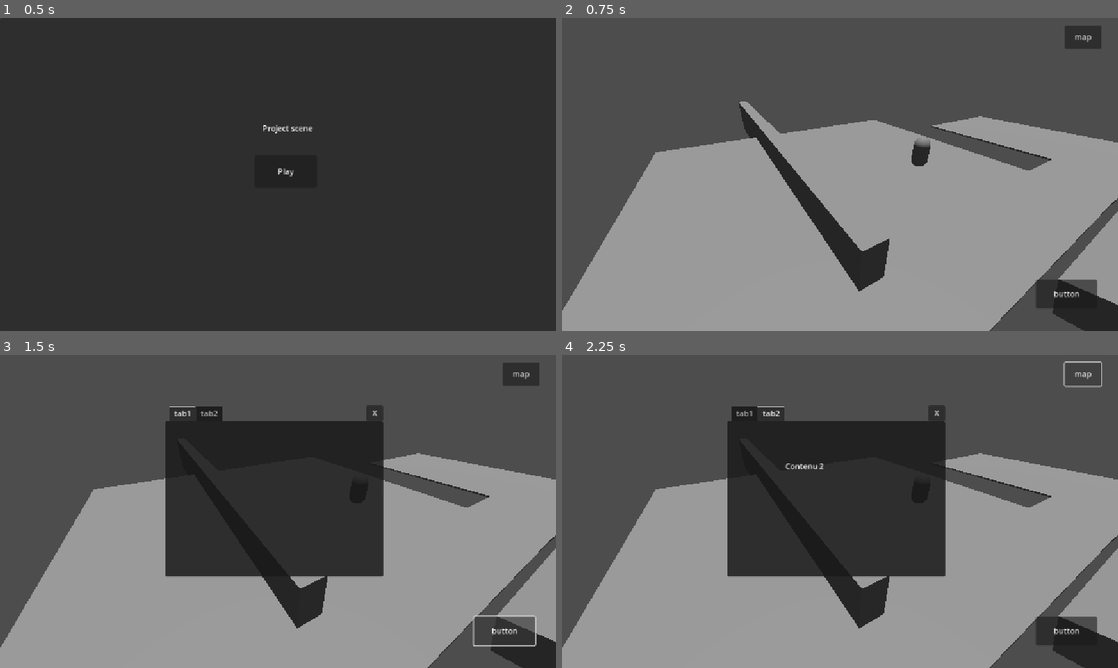
Above: before the commit, frames 1-4 (two rows, left to right).
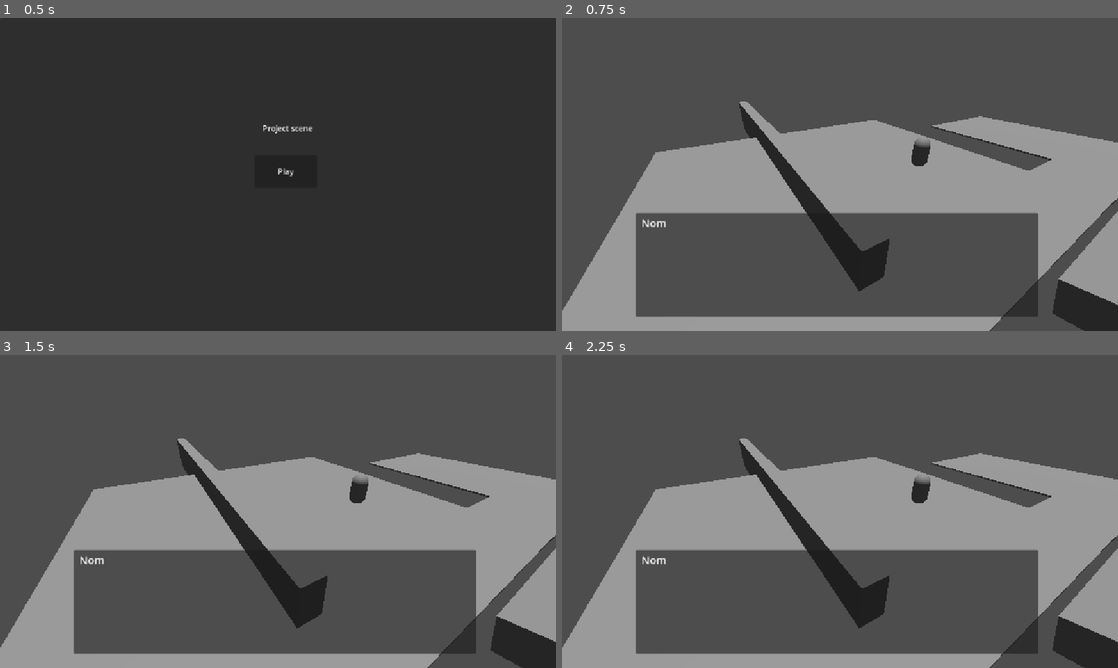
Above: after the commit, the same moments.

Repository: MateoChicano/Journey-starts-here
Game: Godot game, scene res://scenes/Menus/title_screen.tscn
The game is run twice, just before and just after one commit, with the same random seed, the same clock (stepped at 60 frames per second) and the same inputs.
Inputs (mouse positions are in pixels of both pictures, inside the frame that each line leads up to):
- Up to frame 1 (0.5 s): no input
- Up to frame 2 (0.75 s): click "Play" at 0.5 s
- Up to frame 3 (1.5 s): click (505, 630) at 1.25 s, where only the run before the commit has a clickable "button"
- Up to frame 4 (2.25 s): click (1084, 373) at 2 s, where only the run before the commit has a clickable "map"

Frame 1 is identical in both runs. In frame 2, 23% of the frame differs, in the area x 13-97%, y 2-96%; in frame 3, 39%; in frame 4, 39%.
Error after the commit: Parse Error: Could not parse global class "npc" from "res://scripts/Characters/npc.gd". (res://scripts/Characters/player.gd:74)

Commit message:
suppr item debut dialog

Diff:
--- a/journey-start-here/scenes/Menus/hud.tscn
+++ b/journey-start-here/scenes/Menus/hud.tscn
@@ -1,6 +1,6 @@
 [gd_scene load_steps=3 format=3 uid="uid://bn6bw6iuuckhv"]
 
-[ext_resource type="Script" uid="uid://cjrltkrpjcbrh" path="res://scripts/hud.gd" id="1_3fgt4"]
+[ext_resource type="Script" uid="uid://cjrltkrpjcbrh" path="res://scripts/Menus/hud.gd" id="1_3fgt4"]
 
 [sub_resource type="RectangleShape2D" id="RectangleShape2D_3fgt4"]
 size = Vector2(487, 396)
@@ -63,7 +63,6 @@
 text = "  X  "
 
 [node name="CollisionShape2D" type="CollisionShape2D" parent="menu container"]
-visible = false
 position = Vector2(567.5, 290)
 shape = SubResource("RectangleShape2D_3fgt4")
 
--- a/journey-start-here/scenes/trinket.tscn
+++ /dev/null
@@ -1,16 +0,0 @@
-[gd_scene load_steps=4 format=3 uid="uid://cf713qoxppj0f"]
-
-[ext_resource type="Script" uid="uid://nvtntt2ga71u" path="res://scripts/item.gd" id="1_kvkbt"]
-[ext_resource type="Texture2D" uid="uid://btihyk2ahjblk" path="res://icon.svg" id="2_t2jio"]
-
-[sub_resource type="CircleShape2D" id="CircleShape2D_qct1h"]
-
-[node name="Trinket" type="Area2D"]
-script = ExtResource("1_kvkbt")
-item_name = "Trinket"
-icon = ExtResource("2_t2jio")
-
-[node name="Sprite2D" type="Sprite2D" parent="."]
-
-[node name="CollisionShape2D" type="CollisionShape2D" parent="."]
-shape = SubResource("CircleShape2D_qct1h")
--- a/journey-start-here/scripts/npc.gd
+++ b/journey-start-here/scripts/Characters/npc.gd
@@ -1,10 +1,10 @@
 class_name npc extends CharacterBody3D
 
 @export var npc_name : String = "name"
-@export var dialog : String = "norem ipsum dolor sit amet"
+var dialog : String =
 
 
-# Called when the node enters the scene tree for the first time.
+
 func _ready() -> void:
 	get_child(3).hide()
 	get_node("Text_box/Dialog").text = self.dialog
@@ -18,7 +18,6 @@
 	get_child(3).show()
 	get_node("Text_box/Dialog").visible_characters = 0
 
-
 	for i in range(char_max) :
 		get_node("Text_box/Dialog").visible_characters = i
 		await get_tree().create_timer(delay).timeout
Empty file added: journey-start-here/scripts/Characters/Dialogs.json
Renamed: journey-start-here/scripts/npc.gd.uid -> journey-start-here/scripts/Characters/npc.gd.uid
Renamed: journey-start-here/scripts/player.gd -> journey-start-here/scripts/Characters/player.gd
Renamed: journey-start-here/scripts/player.gd.uid -> journey-start-here/scripts/Characters/player.gd.uid
Renamed: journey-start-here/scripts/hud.gd -> journey-start-here/scripts/Menus/hud.gd
Renamed: journey-start-here/scripts/hud.gd.uid -> journey-start-here/scripts/Menus/hud.gd.uid
Renamed: journey-start-here/scripts/inventory.gd.uid -> journey-start-here/scripts/Menus/inventory.gd.uid
Renamed: journey-start-here/scripts/load_button.gd -> journey-start-here/scripts/Menus/load_button.gd
Renamed: journey-start-here/scripts/load_button.gd.uid -> journey-start-here/scripts/Menus/load_button.gd.uid
Renamed: journey-start-here/scripts/pause_menu.gd -> journey-start-here/scripts/Menus/pause_menu.gd
Renamed: journey-start-here/scripts/pause_menu.gd.uid -> journey-start-here/scripts/Menus/pause_menu.gd.uid
